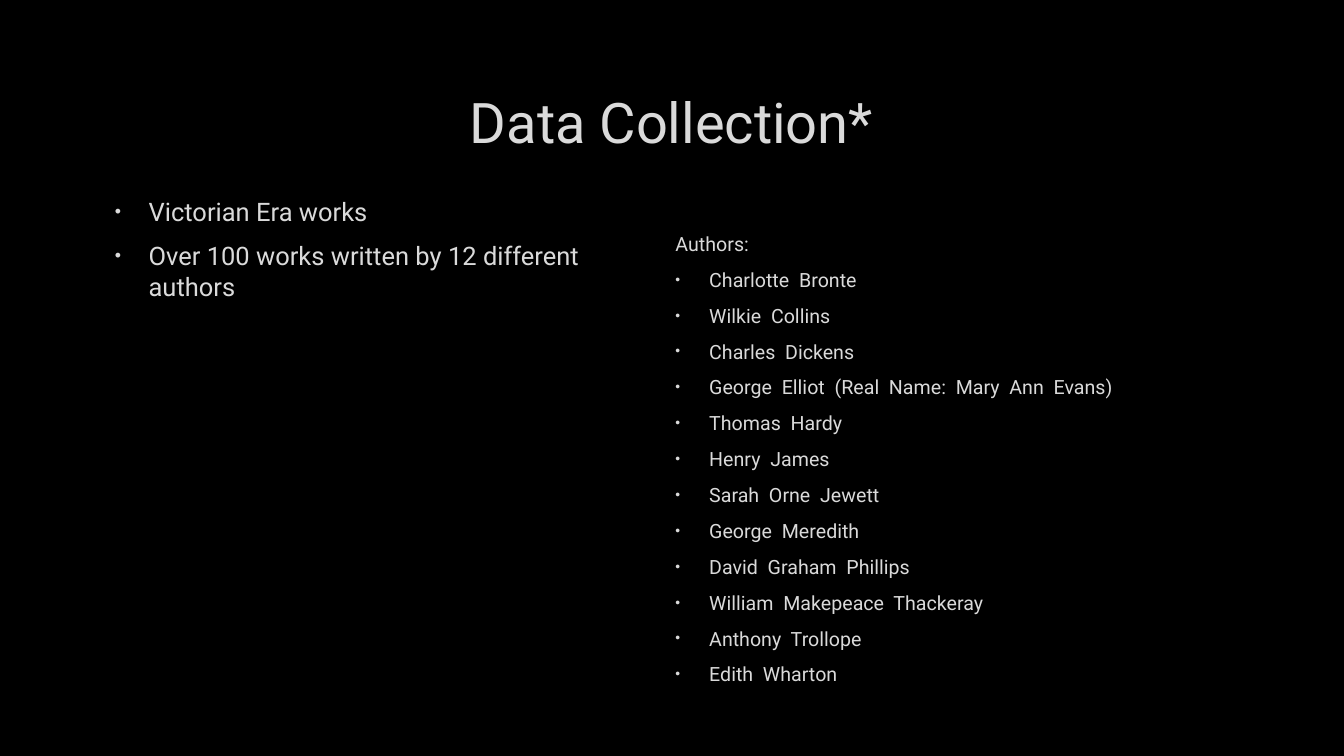
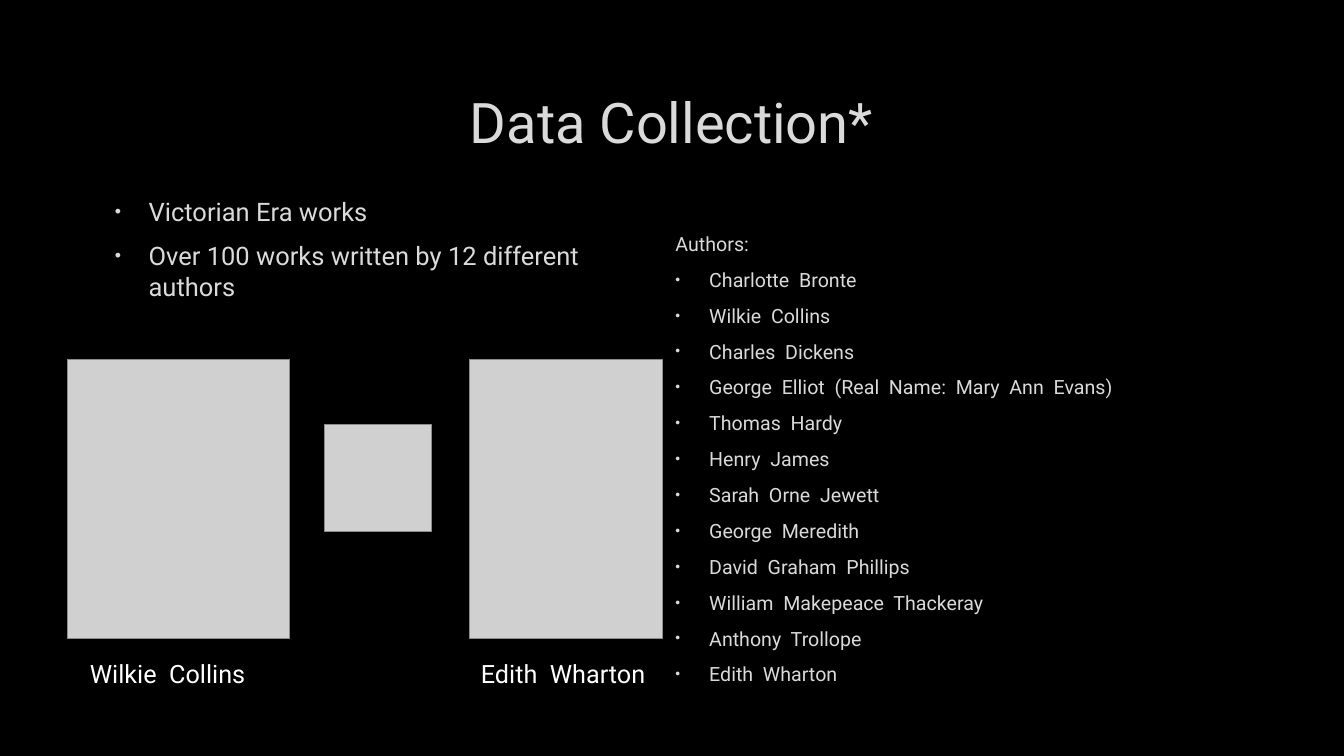
Before and after one commit to BradySheehan/Authorship_Verification, a slide deck: slide 5 of ai_project_presentation.pptx. Drawn at 1344x756 pixels with LibreOffice and Linux fonts; fonts in the diff are those of the drawing; grey boxes stand for pictures; background and template pictures are left out. Boxes give left, top, right and bottom in pixels: in the first picture for what was removed or moved away, otherwise in the second. Text is boxed around its words. In the diff, an @@ line names an element or a change of style, - is before the commit and + after.

```diff
--- a/ai_project_presentation.pptx
+++ b/ai_project_presentation.pptx
@@ picture added at [68, 360, 289, 639] @@
@@ picture added at [470, 360, 662, 639] @@
@@ picture added at [325, 424, 432, 531] @@
@@ text added at [90, 664, 245, 684], 18 pt, text #FFFFFF @@
+Wilkie Collins
@@ text added at [481, 664, 645, 684], 18 pt, text #FFFFFF @@
+Edith Wharton
```
Also in this commit, not shown: 2 other slides changed, 1 other file.
